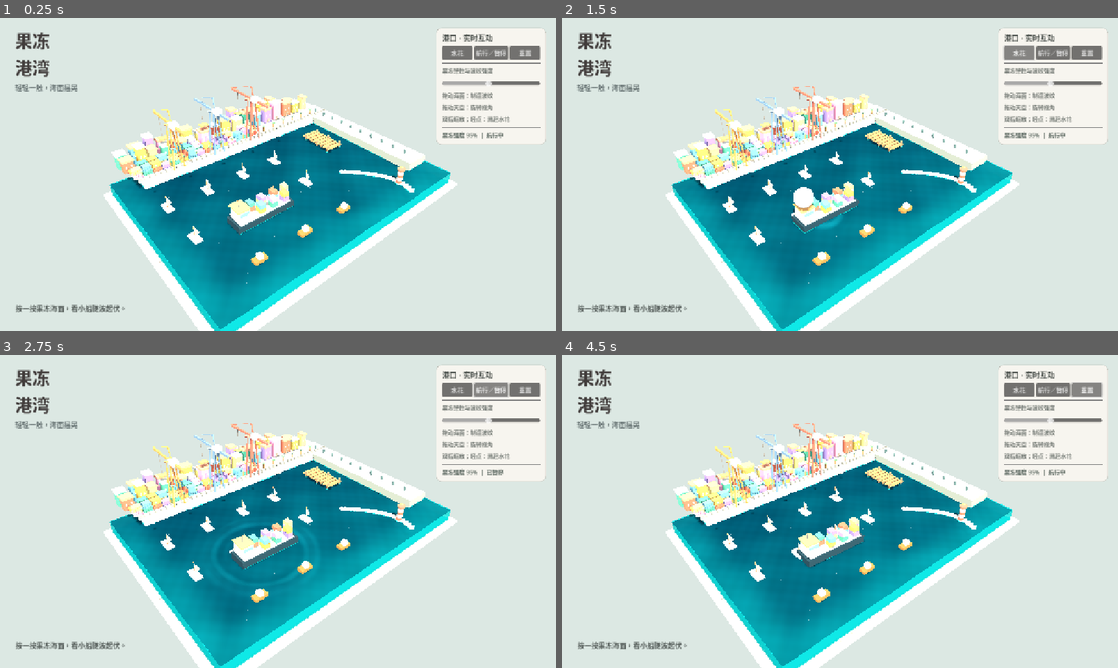
Above: before the commit, frames 1-4 (two rows, left to right).
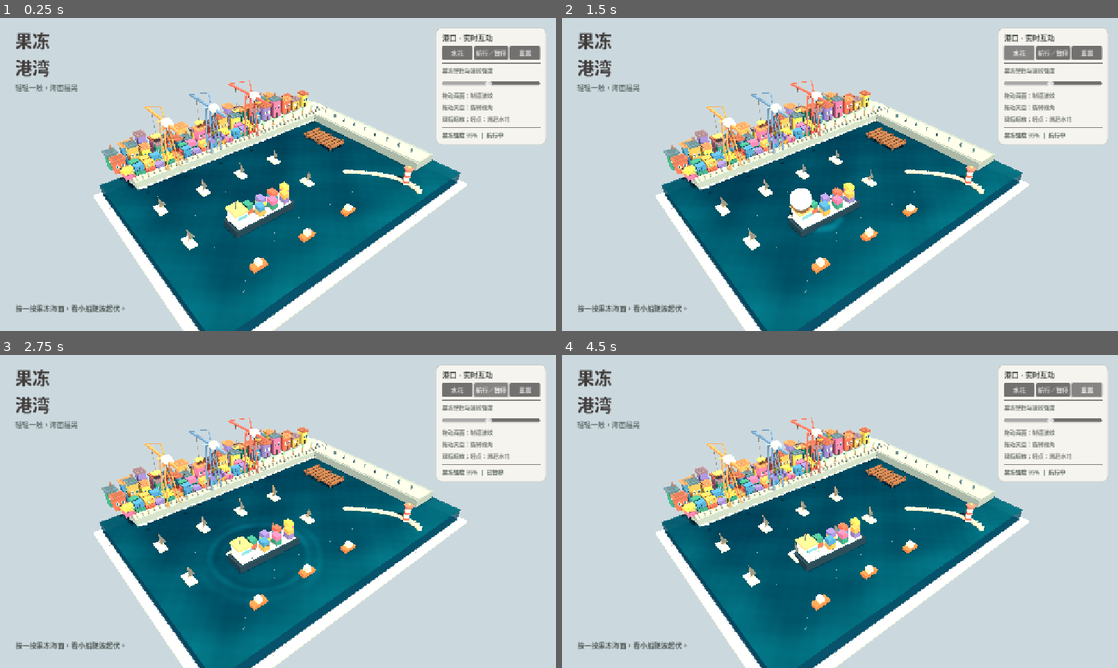
Above: after the commit, the same moments.

Repository: good456123123-a11y/HarborJelly-Android
Game: Godot game, scene res://scenes/main.tscn
The game is run twice, just before and just after one commit, with the same random seed, the same clock (stepped at 60 frames per second) and the same inputs.
Inputs:
- Up to frame 1 (0.25 s): no input
- Up to frame 2 (1.5 s): click "重置" at 0.5 s; click "水花" at 1.25 s
- Up to frame 3 (2.75 s): click "航行／暂停" at 2 s
- Up to frame 4 (4.5 s): click "水花" at 2.75 s; click "航行／暂停" at 3.5 s; click "重置" at 4.25 s

The runs differ from the first frame. In frame 1, 31% of the frame differs, in the area x 16-84%, y 20-100%; in frame 2, 30%; in frame 3, 30%; in frame 4, 31%.

Commit message:
Regrade mobile harbour with richer architectural materials, wooden detail, gentle lighting

Diff:
--- a/scripts/harbor.gd
+++ b/scripts/harbor.gd
@@ -7,15 +7,15 @@
 const WATER_D = 17.5
 const SEA_LEVEL = 0.19
 const COLORS = [
-    Color("d56b58"), Color("e2ad55"), Color("e8cf76"),
-    Color("4f9b84"), Color("619eba"), Color("8375b4"), Color("ce87ab")
+    Color("c7604d"), Color("d3904f"), Color("c7ac52"),
+    Color("39816d"), Color("447d9d"), Color("786c9e"), Color("b46584")
 ]
 
 var world: Node3D
 var camera: Camera3D
 var water_material: ShaderMaterial
 var angle := -0.69
-var distance := 26.8
+var distance := 25.4
 var elapsed := 0.0
 var impulse_slot := 0
 var last_splash := -1.0
@@ -134,16 +134,16 @@
     var environment := WorldEnvironment.new()
     environment.environment = Environment.new()
     environment.environment.background_mode = Environment.BG_COLOR
-    environment.environment.background_color = Color("dce8e3")
+    environment.environment.background_color = Color("cbd9de")
     environment.environment.ambient_light_source = Environment.AMBIENT_SOURCE_COLOR
-    environment.environment.ambient_light_color = Color("ffffff")
-    environment.environment.ambient_light_energy = 0.55
+    environment.environment.ambient_light_color = Color("d6e0e4")
+    environment.environment.ambient_light_energy = 0.37
     environment.environment.tonemap_mode = Environment.TONE_MAPPER_FILMIC
     add_child(environment)
     var sun := DirectionalLight3D.new()
     sun.rotation_degrees = Vector3(-55.0, -29.0, 0.0)
-    sun.light_energy = 0.99
-    sun.light_color = Color("ffedce")
+    sun.light_energy = 0.76
+    sun.light_color = Color("ffeed5")
     sun.shadow_enabled = true
     add_child(sun)
     camera = Camera3D.new()
@@ -164,13 +164,13 @@
 
 func _build_jelly() -> void:
     _box(world, Vector3(0, -0.9, 0), Vector3(WATER_W + 0.3, 0.12, WATER_D + 0.3), Color("d4cbbd"))
-    var jelly := _box(world, Vector3(0, -0.31, 0), Vector3(WATER_W, 1.10, WATER_D), Color(0.035, 0.51, 0.53, 0.78), 0.26, 0.05)
+    var jelly := _box(world, Vector3(0, -0.31, 0), Vector3(WATER_W, 1.10, WATER_D), Color(0.024, 0.24, 0.32, 0.74), 0.18, 0.0)
     jelly.name = "TranslucentJellyBlock"
-    _box(world, Vector3(0, -0.76, 0), Vector3(WATER_W - 0.1, 0.13, WATER_D - 0.1), Color("217486"), 0.6)
+    _box(world, Vector3(0, -0.76, 0), Vector3(WATER_W - 0.1, 0.13, WATER_D - 0.1), Color("124658"), 0.6)
     var mesh := PlaneMesh.new()
     mesh.size = Vector2(WATER_W - 0.04, WATER_D - 0.04)
-    mesh.subdivide_width = 120
-    mesh.subdivide_depth = 88
+    mesh.subdivide_width = 150
+    mesh.subdivide_depth = 100
     var surface := MeshInstance3D.new()
     surface.name = "InteractiveJellySurface"
     surface.mesh = mesh
@@ -181,26 +181,32 @@
     world.add_child(surface)
     water_material.set_shader_parameter("wobble", wobble_strength)
     # A thin light-colored base makes the sea look like a physical tabletop diorama.
-    _box(world, Vector3(0, -0.98, 0), Vector3(25.25, 0.19, 18.75), Color("d3d1c4"))
+    _box(world, Vector3(0, -0.98, 0), Vector3(25.25, 0.19, 18.75), Color("b7b3a7"))
 
 func _build_quays() -> void:
     # Rear shoreline (pastel old town) and harbour cargo apron.
-    _box(world, Vector3(0.8, 0.52, -8.25), Vector3(21.4, 0.82, 4.2), Color("b8b7ac"))
-    _box(world, Vector3(0.8, 0.98, -7.16), Vector3(21.4, 0.13, 1.37), Color("d1c0a6"))
+    _box(world, Vector3(0.8, 0.52, -8.25), Vector3(21.4, 0.82, 4.2), Color("909a92"))
+    _box(world, Vector3(0.8, 0.98, -7.16), Vector3(21.4, 0.13, 1.37), Color("bca995"))
     _box(world, Vector3(10.55, 0.57, -1.15), Vector3(2.40, 0.76, 14.65), Color("858f8a"))
-    _box(world, Vector3(10.42, 0.98, -1.15), Vector3(1.85, 0.10, 14.65), Color("bbb3a3"))
+    _box(world, Vector3(10.42, 0.98, -1.15), Vector3(1.85, 0.10, 14.65), Color("999e94"))
     # Stone cap line and narrow warehouse pier along the back.
     for i in range(45):
         _box(world, Vector3(-10.2 + float(i) * 0.49, 1.05, -6.45), Vector3(0.08, 0.31, 0.25), Color("898d88"))
     for i in range(26):
         var xx := -9.6 + float(i) * 0.75
-        _box(world, Vector3(xx, 0.44, -5.96), Vector3(0.45, 0.13, 0.12), Color("ece4d9"))
+        _box(world, Vector3(xx, 0.44, -5.96), Vector3(0.45, 0.13, 0.12), Color("c9c4b6"))
     # Little wooden jetty, sticking out into the water.
     for i in range(8):
-        _box(world, Vector3(7.0, 0.52, -4.1 + i * 0.47), Vector3(1.8, 0.13, 0.37), Color("a57858"))
+        _box(world, Vector3(7.0, 0.52, -4.1 + i * 0.47), Vector3(1.8, 0.13, 0.37), Color("825a3f"))
+    # Long grain on individual wooden planks, plus dark metal nail heads.
+    for i in range(8):
+        var deck_z := -4.1 + float(i) * 0.47
+        _box(world, Vector3(7.0, 0.602, deck_z - 0.13), Vector3(1.58, 0.012, 0.015), Color("684a37"), 0.99)
+        for deck_x in [6.25, 7.75]:
+            _box(world, Vector3(deck_x, 0.613, deck_z), Vector3(0.048, 0.012, 0.048), Color("555e5b"), 0.44)
     for x in [6.2, 7.8]:
         for z in [-3.9, -2.3, -0.8]:
-            _cylinder(world, Vector3(x, 0.14, z), 0.11, 1.27, Color("806e5c"))
+            _cylinder(world, Vector3(x, 0.14, z), 0.11, 1.27, Color("6c4b35"))
 
 func _build_town() -> void:
     # Dense toy town: individually shaped houses rather than a blank backdrop.
@@ -225,12 +231,21 @@
     var p := Node3D.new()
     p.position = position
     world.add_child(p)
-    _box(p, Vector3(0, size.y / 2.0, 0), size, color)
-    _box(p, Vector3(0, size.y + 0.08, 0), Vector3(size.x * 1.15, 0.17, size.z * 1.2), Color("d68a72") if style % 2 == 0 else Color("b1b7bb"))
-    var w := Color("efe6cb")
-    _box(p, Vector3(-size.x * 0.24, size.y * 0.55, size.z * 0.506), Vector3(0.13, 0.22, 0.026), w)
-    _box(p, Vector3(size.x * 0.24, size.y * 0.55, size.z * 0.506), Vector3(0.13, 0.22, 0.026), w)
-    _box(p, Vector3(0, 0.21, size.z * 0.514), Vector3(0.16, 0.37, 0.027), Color("8b857c"))
+    _box(p, Vector3(0, size.y / 2.0, 0), size, color, 0.86)
+    # Dark slate or terracotta roofs give each colorful facade depth.
+    var roof_color: Color = [Color("995b49"), Color("526b75"), Color("b57954"), Color("7b6770")][style % 4]
+    _box(p, Vector3(0, size.y + 0.075, 0), Vector3(size.x * 1.17, 0.19, size.z * 1.21), roof_color, 0.92)
+    _box(p, Vector3(0, size.y + 0.17, 0), Vector3(size.x * 0.82, 0.055, size.z * 0.83), roof_color.darkened(0.12), 0.95)
+    # Recessed glazing, hand-laid window frames, door and hardware.
+    for wx in [-size.x * 0.24, size.x * 0.24]:
+        var wy := size.y * 0.60
+        _box(p, Vector3(wx, wy, size.z * 0.51), Vector3(0.19, 0.29, 0.055), Color("c7bea6"), 0.91)
+        _box(p, Vector3(wx, wy, size.z * 0.546), Vector3(0.125, 0.22, 0.02), Color("385f68"), 0.28, 0.07)
+        _box(p, Vector3(wx, wy - 0.15, size.z * 0.554), Vector3(0.22, 0.043, 0.07), Color("8d8272"), 0.92)
+    _box(p, Vector3(0, 0.23, size.z * 0.53), Vector3(0.20, 0.42, 0.05), Color("4c403b"), 0.81)
+    _box(p, Vector3(0.05, 0.24, size.z * 0.56), Vector3(0.025, 0.027, 0.017), Color("dfb778"), 0.36)
+    if style == 1:
+        _box(p, Vector3(size.x * 0.27, size.y + 0.33, -size.z * 0.24), Vector3(0.17, 0.4, 0.16), Color("80645a"), 0.96)
 
 func _build_containers() -> void:
     # Stacked shipping containers laid out across the dock (not in the water).
@@ -277,10 +292,10 @@
         var t := float(i) / 29.0
         var z := 2.5 + t * 5.55
         var x := 4.6 + 2.6 * sin(t * PI * 0.65)
-        _sphere(world, Vector3(x, SEA_LEVEL + 0.08, z), Vector3(0.46, 0.38, 0.47), Color("b6b6a8") if i % 3 else Color("c7c3b6"))
+        _sphere(world, Vector3(x, SEA_LEVEL + 0.08, z), Vector3(0.46, 0.38, 0.47), Color("9f9e8d") if i % 3 else Color("b1a995"))
         if i % 2 == 0:
-            _sphere(world, Vector3(x + 0.34, SEA_LEVEL - 0.02, z + 0.17), Vector3(0.3, 0.24, 0.3), Color("a0afa8"))
-    _cylinder(world, Vector3(7.1, 0.64, 6.7), 0.25, 1.9, Color("f9f3e6"))
+            _sphere(world, Vector3(x + 0.34, SEA_LEVEL - 0.02, z + 0.17), Vector3(0.3, 0.24, 0.3), Color("87978c"))
+    _cylinder(world, Vector3(7.1, 0.64, 6.7), 0.25, 1.9, Color("ddd5bc"))
     for i in range(3):
         _cylinder(world, Vector3(7.1, 0.45 + i * 0.55, 6.7), 0.259, 0.20, Color("d46655"))
     _cylinder(world, Vector3(7.1, 1.64, 6.7), 0.35, 0.13, Color("d86f60"))
@@ -292,8 +307,8 @@
     freighter.position = ship_origin
     world.add_child(freighter)
     _box(freighter, Vector3(0, 0, 0), Vector3(5.1, 0.58, 1.65), Color("395766"), 0.2, 0.48)
-    _box(freighter, Vector3(0, 0.31, 0), Vector3(4.66, 0.1, 1.45), Color("e8e2d4"))
-    _box(freighter, Vector3(-1.89, 0.91, 0), Vector3(0.95, 1.0, 1.15), Color("e5e6e3"))
+    _box(freighter, Vector3(0, 0.31, 0), Vector3(4.66, 0.1, 1.45), Color("bbbbb0"))
+    _box(freighter, Vector3(-1.89, 0.91, 0), Vector3(0.95, 1.0, 1.15), Color("d6d0bf"))
     _box(freighter, Vector3(-1.92, 1.46, 0), Vector3(1.08, 0.1, 1.27), Color("e8a268"))
     _box(freighter, Vector3(-1.88, 1.12, 0.6), Vector3(0.76, 0.22, 0.04), Color("6a9ba3"))
     for row in range(2):
@@ -309,9 +324,9 @@
         boat.name = "Sailboat_%d" % i
         boat.position = Vector3(-9.6 + float(i % 4) * 3.52, SEA_LEVEL + 0.20, -2.6 + float(int(i / 4)) * 4.3)
         world.add_child(boat)
-        _box(boat, Vector3.ZERO, Vector3(0.62, 0.16, 1.15), Color("f1e0c2"))
+        _box(boat, Vector3.ZERO, Vector3(0.62, 0.16, 1.15), Color("dcc6a5"))
         _rod(boat, Vector3(0, 0.06, 0), Vector3(0, 1.23, 0), 0.025, Color("a08165"))
-        _sail(boat, Color("fff9e8"))
+        _sail(boat, Color("e9dbbd"))
         boat.set_meta("base_y", boat.position.y)
         floaters.append(boat)
     for i in range(3):
@@ -319,7 +334,7 @@
         tug.position = Vector3(-7.3 + i * 4.05, SEA_LEVEL + 0.22, 6.15)
         world.add_child(tug)
         _box(tug, Vector3.ZERO, Vector3(1.04, 0.24, 0.54), Color("c66b41"))
-        _box(tug, Vector3(0, 0.28, 0), Vector3(0.39, 0.34, 0.42), Color("f2e3c5"))
+        _box(tug, Vector3(0, 0.28, 0), Vector3(0.39, 0.34, 0.42), Color("d9c5a5"))
         tug.set_meta("base_y", tug.position.y)
         floaters.append(tug)
 
@@ -336,7 +351,7 @@
     var instance := MeshInstance3D.new()
     instance.mesh = mesh
     var sail_mat := _mat(color, 0.8, 0.0, true)
-    sail_mat.shading_mode = BaseMaterial3D.SHADING_MODE_UNSHADED
+    sail_mat.shading_mode = BaseMaterial3D.SHADING_MODE_PER_PIXEL
     instance.material_override = sail_mat
     parent.add_child(instance)
 
@@ -356,7 +371,7 @@
         _cylinder(world, Vector3(10.42, 1.19, -6.9 + i * 1.3), 0.09, 0.31, Color("526a6d"))
     for i in range(6):
         var x := -9.5 + i * 3.35
-        _sphere(world, Vector3(x, 0.82, -5.3), Vector3(0.23, 0.09, 0.23), Color("efdfc5"))
+        _sphere(world, Vector3(x, 0.82, -5.3), Vector3(0.23, 0.09, 0.23), Color("d0bd9f"))
 
 func _make_hud() -> void:
     var layer := CanvasLayer.new()
@@ -470,7 +485,7 @@
 
 func _reset() -> void:
     angle = -0.69
-    distance = 26.8
+    distance = 25.4
     sailing = true
     _update_camera()
     press_targets.clear()
